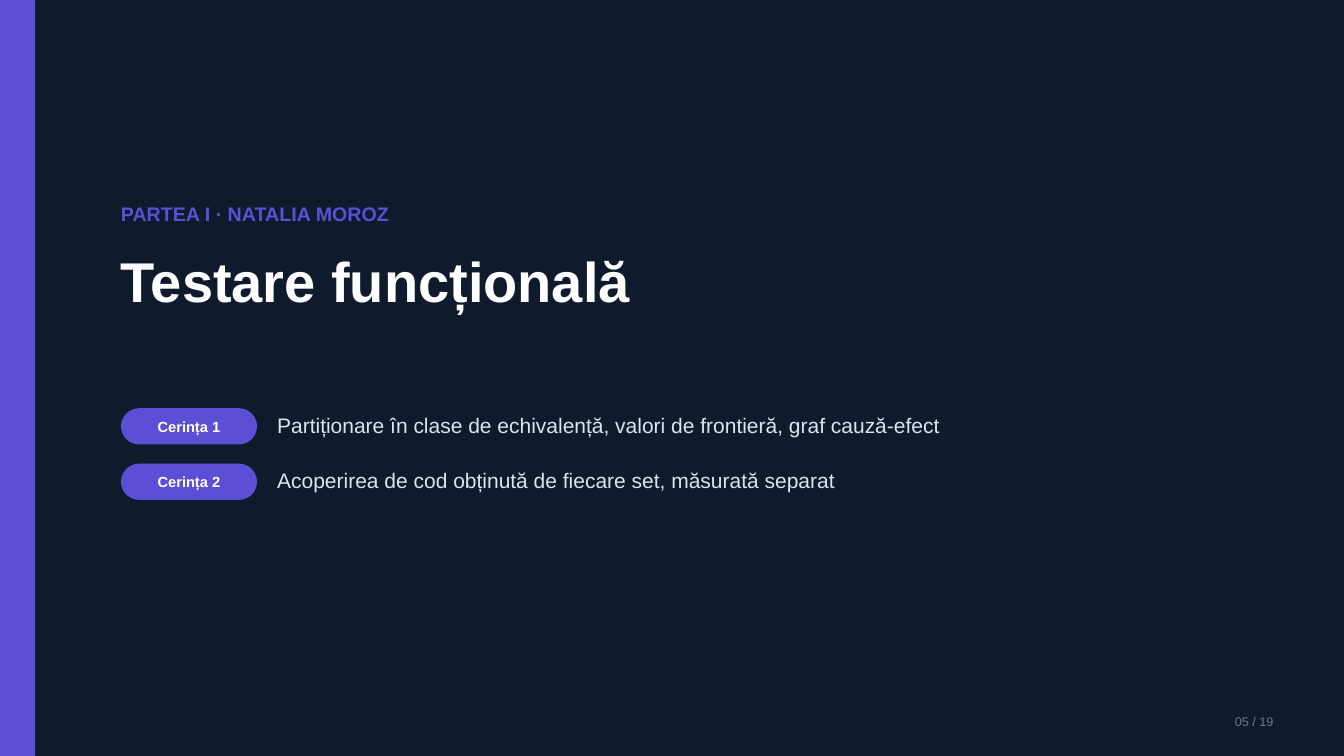
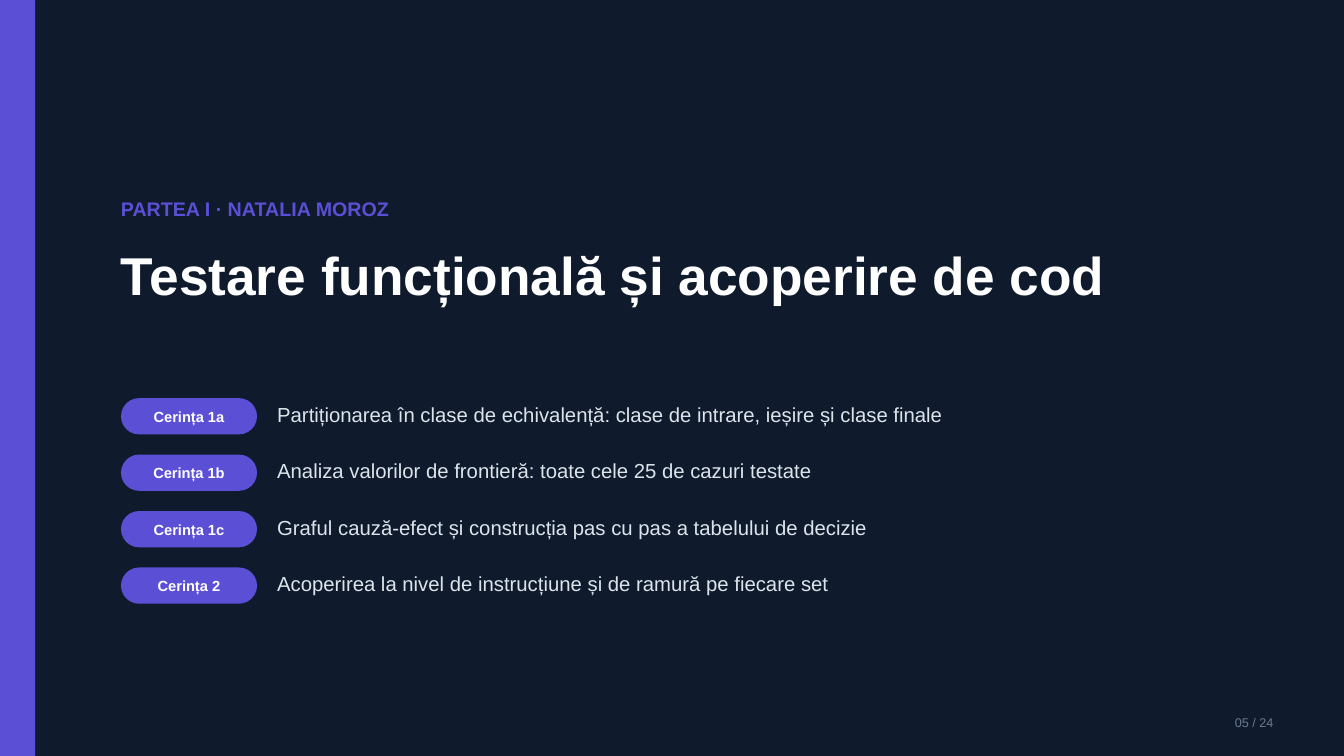
Before and after one commit to victormura/tss, a slide deck: slide 5 of proiect_laborator/docs/Prezentare_Laborator_TSS.pptx. Drawn at 1344x756 pixels with LibreOffice and Linux fonts; fonts in the diff are those of the drawing. Boxes give left, top, right and bottom in pixels: in the first picture for what was removed or moved away, otherwise in the second. Text is boxed around its words. In the diff, an @@ line names an element or a change of style, - is before the commit and + after.

```diff
--- a/proiect_laborator/docs/Prezentare_Laborator_TSS.pptx
+++ b/proiect_laborator/docs/Prezentare_Laborator_TSS.pptx
@@ text "PARTEA I · NATALIA MOROZ": place and size @@
-text "PARTEA I · NATALIA MOROZ" at (121,207,389,221)
+text "PARTEA I · NATALIA MOROZ" at (121,202,389,216)
@@ text at (121,256,1105,305): text changed; size 40 to 38 pt @@
-Testare funcțională
+Testare funcțională și acoperire de cod
@@ rounded rectangle "Cerința 1a": place and size @@
-rounded rectangle "Cerința 1a" at (121,408,257,445)
+rounded rectangle "Cerința 1a" at (121,398,257,435)
@@ text in rounded rectangle at (154,411,224,425): text changed @@
-Cerința 1
+Cerința 1a
@@ text at (277,407,942,427): text changed; size 15 to 14.5 pt @@
-Partiționare în clase de echivalență, valori de frontieră, graf cauză-efect
+Partiționarea în clase de echivalență: clase de intrare, ieșire și clase finale
@@ rounded rectangle "Cerința 1b": place and size @@
-rounded rectangle "Cerința 1b" at (121,464,257,500)
+rounded rectangle "Cerința 1b" at (121,455,257,491)
@@ text in rounded rectangle at (153,467,225,481): text changed @@
-Cerința 2
+Cerința 1b
@@ text at (277,463,811,478): text changed; size 15 to 14.5 pt @@
-Acoperirea de cod obținută de fiecare set, măsurată separat
+Analiza valorilor de frontieră: toate cele 25 de cazuri testate
@@ rounded rectangle added at (121,511,257,547), fill #5B4FD6, 10.5 pt, text #FFFFFF, bold @@
+Cerința 1c
@@ text added at (277,520,866,540), 14.5 pt, text #DCE4EB @@
+Graful cauză-efect și construcția pas cu pas a tabelului de decizie
@@ rounded rectangle added at (121,568,257,604), fill #5B4FD6, 10.5 pt, text #FFFFFF, bold @@
+Cerința 2
@@ text added at (277,576,828,596), 14.5 pt, text #DCE4EB @@
+Acoperirea la nivel de instrucțiune și de ramură pe fiecare set
@@ text at (1235,718,1273,727): text changed @@
-05 / 19
+05 / 24
```
Also in this commit, not shown: 12 other slides changed, 11 slides added, 6 slides removed, 17 other files.
